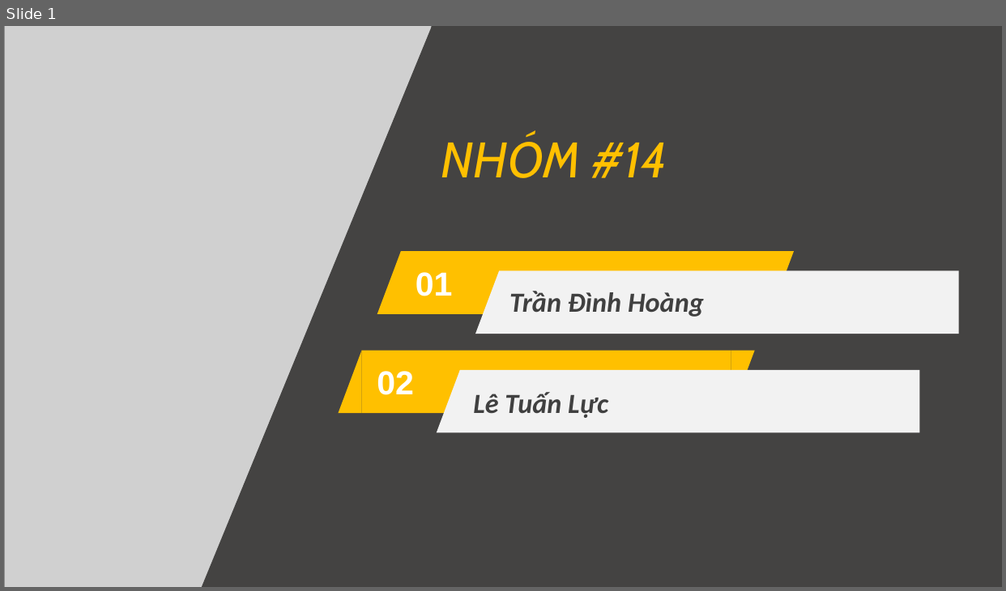
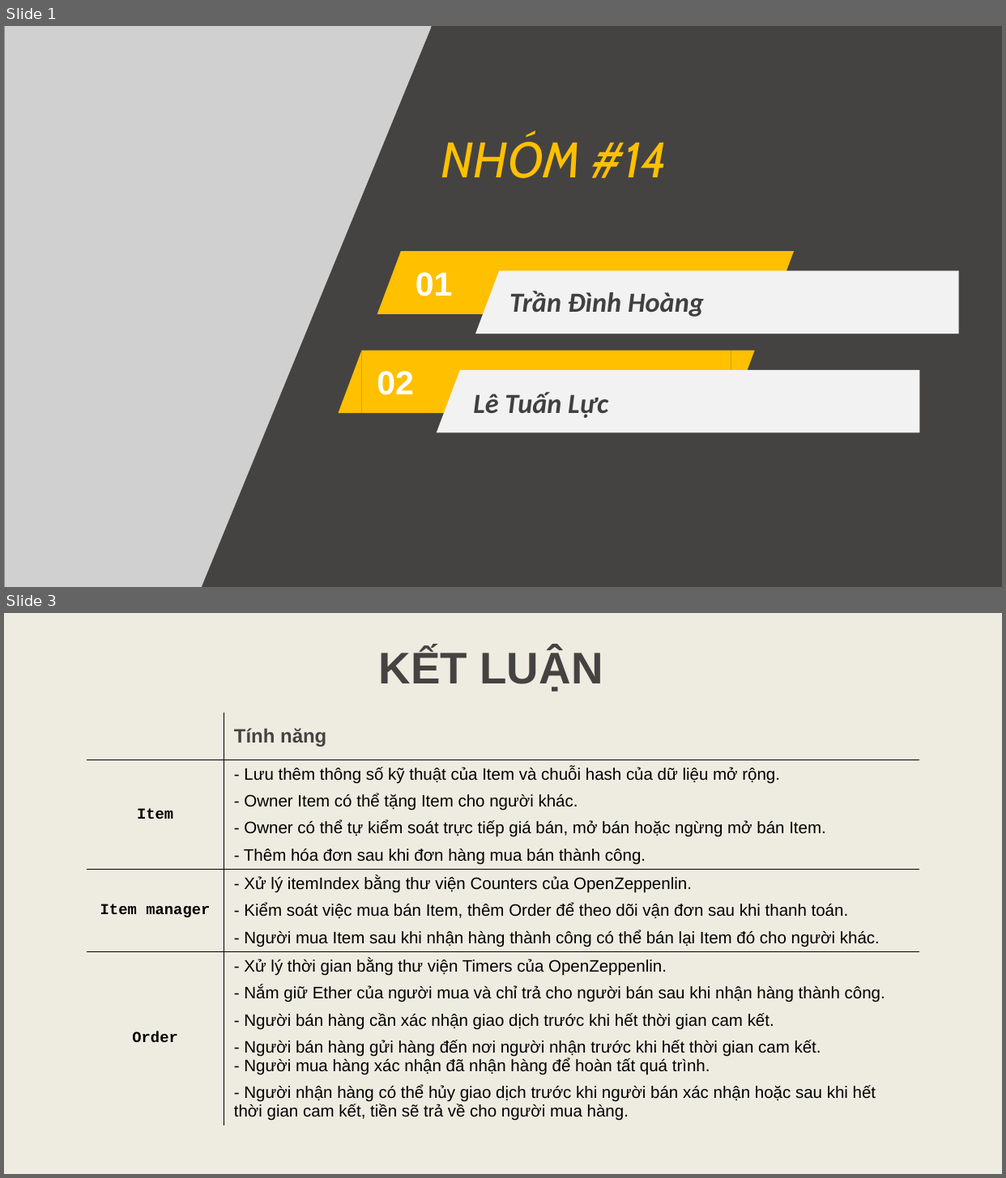
Before and after one commit to tommy725/flutter-nft-marketplace, a slide deck: Blockchain1.pptx. Shown one above the other, each under a label of ours: slide 1 before the commit, slides 1 and 3 after it; the slides between them are not shown. The pictures are 1006x591 and 1006x1178 pixels, drawn with LibreOffice and Linux fonts; fonts in the diff are those of the drawing; grey boxes stand for pictures; background and template pictures are left out. Boxes give left, top, right and bottom in pixels: in the first picture for what was removed or moved away, otherwise in the second. Text is boxed around its words. In the diff, an @@ line names an element or a change of style, - is before the commit and + after.

Commit message:
cancel and resale item

```diff
--- a/Blockchain1.pptx
+++ b/Blockchain1.pptx
@@ slide 3 added at (4,613,1002,1174), background #EEECE1 @@
@@ text added at (379,648,603,691), 32 pt, text #444342, bold @@
+KẾT LUẬN
@@ table added at (87,713,920,1144), 4 rows, 2 columns @@
+ | Tính năng
+Item | - Lưu thêm thông số kỹ thuật của Item và chuỗi hash của dữ liệu mở rộng. / - Owner Item có thể tặng Item cho người khác. / - Owner có thể tự kiểm soát trực tiếp giá bán, mở bán hoặc ngừng mở bán Item. / Thêm hóa đơn sau khi đơn hàng mua bán thành công.
+Item manager | - Xử lý itemIndex bằng thư viện Counters của OpenZeppenlin. / - Kiểm soát việc mua bán Item, thêm Order để theo dõi vận đơn sau khi thanh toán. / - Người mua Item sau khi nhận hàng thành công có thể bán lại Item đó cho người khác.
+Order | - Xử lý thời gian bằng thư viện Timers của OpenZeppenlin. / - Nắm giữ Ether của người mua và chỉ trả cho người bán sau khi nhận hàng thành công. / - Người bán hàng cần xác nhận giao dịch trước khi hết thời gian cam kết. / - Người bán hàng gửi hàng đến nơi người nhận trước khi hết thời gian cam kết. - Người mua hàng xác nhận đã nhận hàng để hoàn tất quá trình. / - Người nhận hàng có thể hủy giao dịch trước khi người bán xác nhận hoặc sau khi hết thời gian cam kết, tiền sẽ trả về cho người mua hàng.
```
Also in this commit, not shown: 1 other slide added, 2 slides removed, 4 other files.
